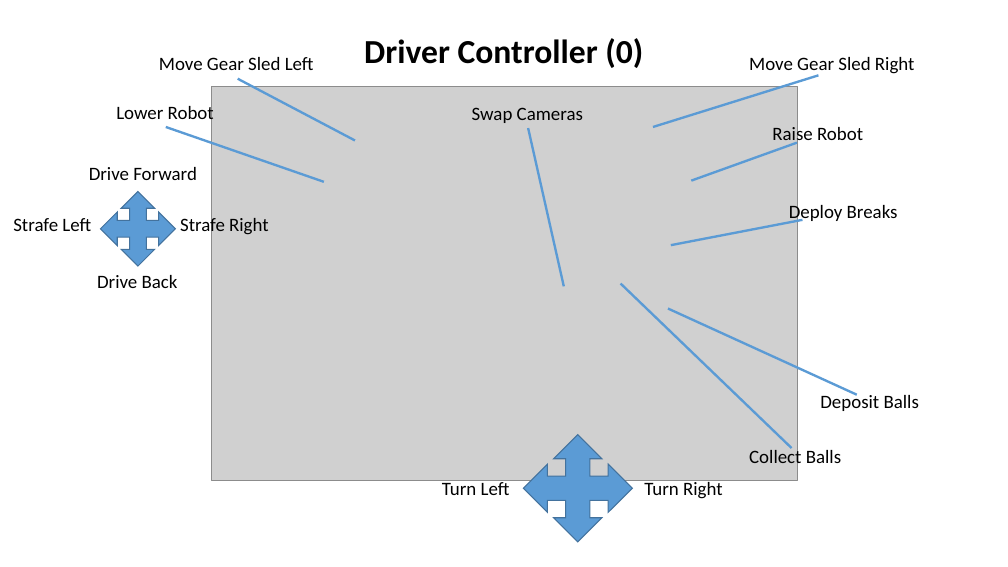
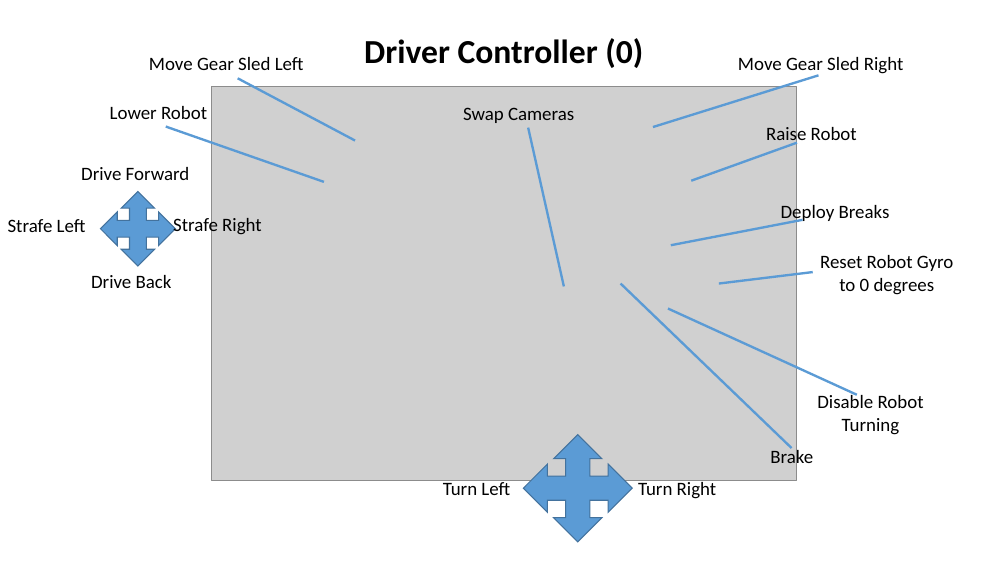
Before and after one commit to FRC-Team-6366/2026_Mummy, a slide deck: slide 1 of XBox Controller Layout.pptx. Drawn at 1008x567 pixels with LibreOffice and Linux fonts; fonts in the diff are those of the drawing; grey boxes stand for pictures. Boxes give left, top, right and bottom in pixels: in the first picture for what was removed or moved away, otherwise in the second. Text is boxed around its words. In the diff, an @@ line names an element or a change of style, - is before the commit and + after.

Commit message:
Updated XBox Controller Layout

```diff
--- a/XBox Controller Layout.pptx
+++ b/XBox Controller Layout.pptx
@@ text "Move Gear Sled Left": place and size @@
-text "Move Gear Sled Left" at (159, 57, 314, 70)
+text "Move Gear Sled Left" at (149, 57, 304, 70)
@@ text "Move Gear Sled Right": place and size @@
-text "Move Gear Sled Right" at (749, 57, 915, 76)
+text "Move Gear Sled Right" at (738, 57, 904, 76)
@@ text "Lower Robot" rewrapped from (116, 103, 214, 124) to (110, 106, 207, 119) @@
@@ text "Swap Cameras": place and size @@
-text "Swap Cameras" at (472, 107, 583, 123)
+text "Swap Cameras" at (463, 107, 574, 123)
@@ text "Raise Robot": place and size @@
-text "Raise Robot" at (772, 125, 863, 146)
+text "Raise Robot" at (766, 125, 857, 146)
@@ text "Drive Forward": place and size @@
-text "Drive Forward" at (89, 167, 197, 180)
+text "Drive Forward" at (81, 167, 190, 180)
@@ text "Strafe Left": place and size @@
-text "Strafe Left" at (13, 218, 91, 231)
+text "Strafe Left" at (8, 219, 86, 232)
@@ quad arrow at (101, 191, 175, 266): outline #43739E 1 pt to #43729D 1 pt; proportions changed @@
@@ text "Strafe Right": place and size @@
-text "Strafe Right" at (180, 215, 269, 236)
+text "Strafe Right" at (173, 215, 262, 236)
@@ text "Deploy Breaks": place and size @@
-text "Deploy Breaks" at (789, 203, 898, 224)
+text "Deploy Breaks" at (781, 203, 890, 224)
@@ text "Drive Back": place and size @@
-text "Drive Back" at (97, 275, 178, 288)
+text "Drive Back" at (91, 275, 172, 288)
@@ text added at (820, 255, 953, 295), 18 pt, text #000000 @@
+Reset Robot Gyro
+to 0 degrees
@@ line added from (813, 272) to (719, 284), #5B9BD5 2.25 pt @@
@@ text added at (817, 392, 924, 435), 18 pt, text #000000 @@
+Disable Robot
+Turning
@@ text removed at (820, 392, 919, 411) @@
-Deposit Balls
@@ text removed at (749, 447, 841, 468) @@
-Collect Balls
@@ text added at (770, 447, 813, 468), 18 pt, text #000000 @@
+Brake
@@ text "Turn Right": place and size @@
-text "Turn Right" at (644, 480, 723, 499)
+text "Turn Right" at (638, 480, 717, 499)
```
Also in this commit, not shown: 1 slide added, 1 slide removed.
